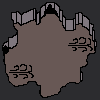
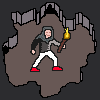
The second 100 × 100 image is a revision of the first. Changes to its layers:
hid "breeze" over [9, 26, 93, 79]
added layer "Layer 9" in group "Artboard 1" over [9, 26, 93, 79]
